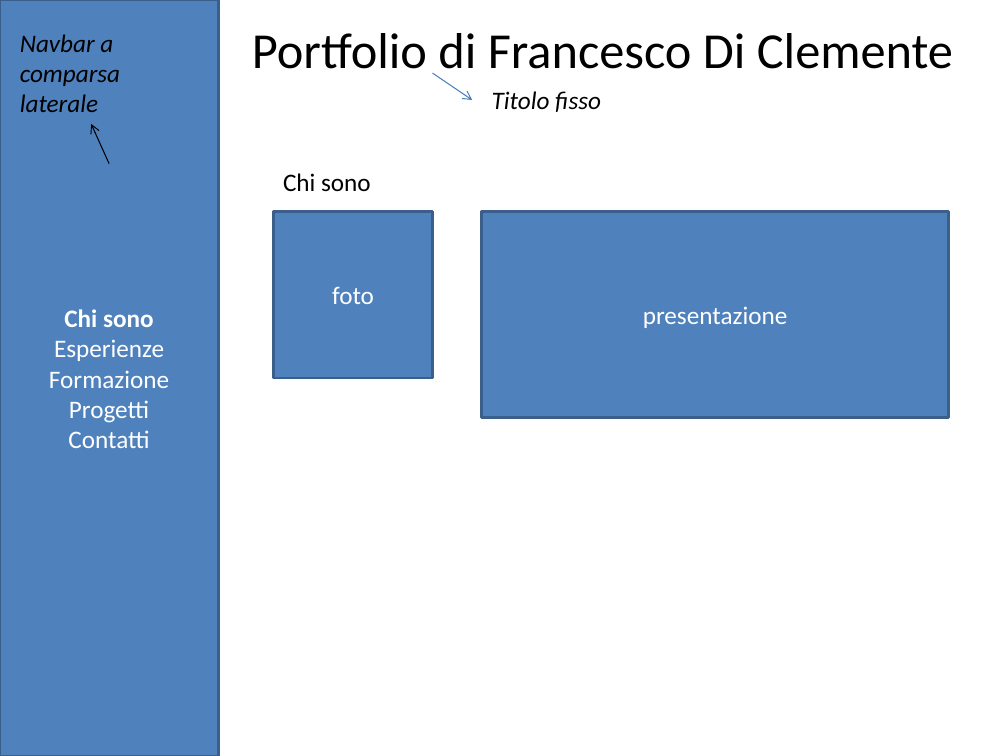
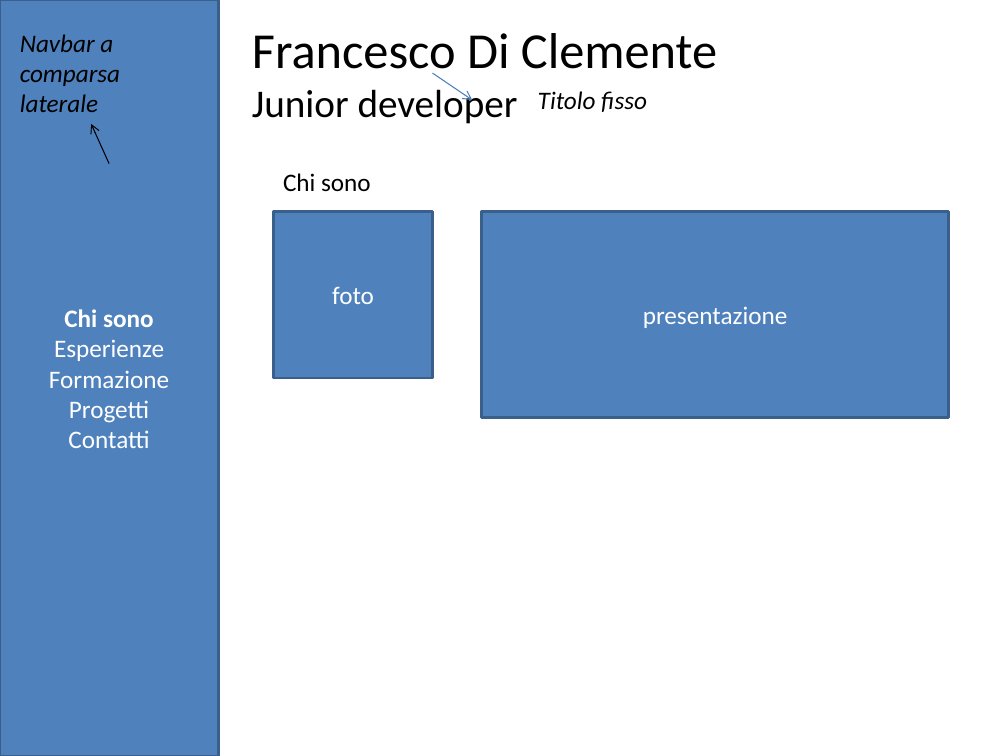
Before and after one commit to diclementef92/diclementef92.github.io, a slide deck: slide 1 of portfolio_esempio.pptx. Drawn at 1008x756 pixels with LibreOffice and Linux fonts; fonts in the diff are those of the drawing. Boxes give left, top, right and bottom in pixels: in the first picture for what was removed or moved away, otherwise in the second. Text is boxed around its words. In the diff, an @@ line names an element or a change of style, - is before the commit and + after.

```diff
--- a/portfolio_esempio.pptx
+++ b/portfolio_esempio.pptx
@@ text at [252,33,717,124]: text changed @@
-Portfolio di Francesco Di Clemente
+Francesco Di Clemente
+Junior developer
@@ text "Titolo fisso": place and size @@
-text "Titolo fisso" at [492,91,601,112]
+text "Titolo fisso" at [538,91,647,112]
```
Also in this commit, not shown: 2 other files.
